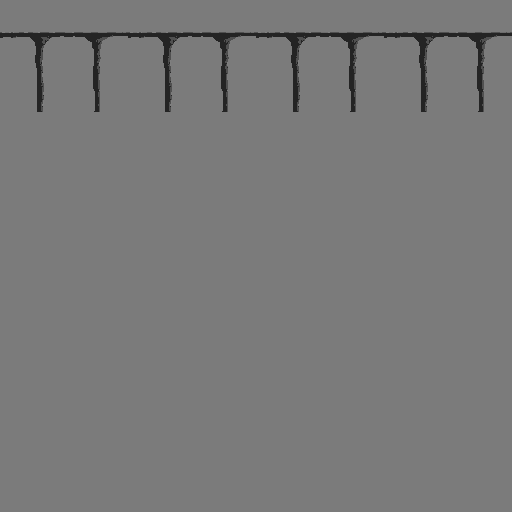
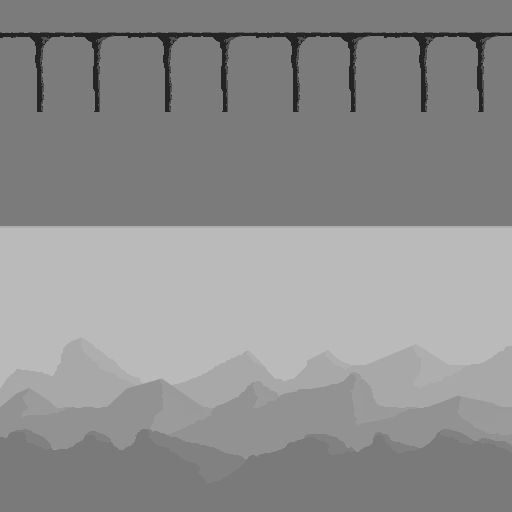
Layer changes from the first 512 × 512 image to the second:
added group "Background" (1st of 2) with 1 layers above "Background" over (0, 226, 512, 484)
added layer "Background copy 2" in group "Background" over (0, 226, 512, 484)
